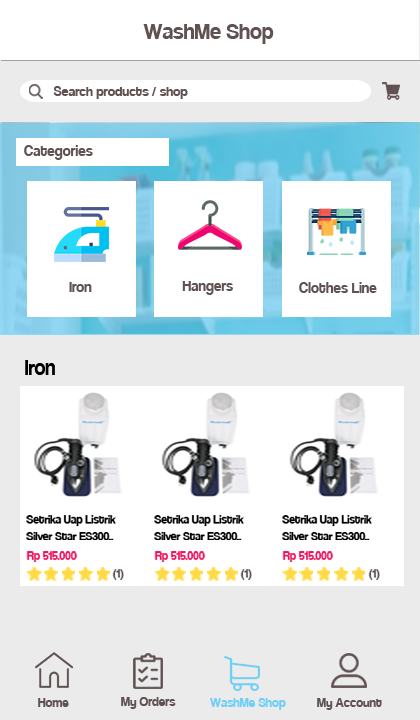
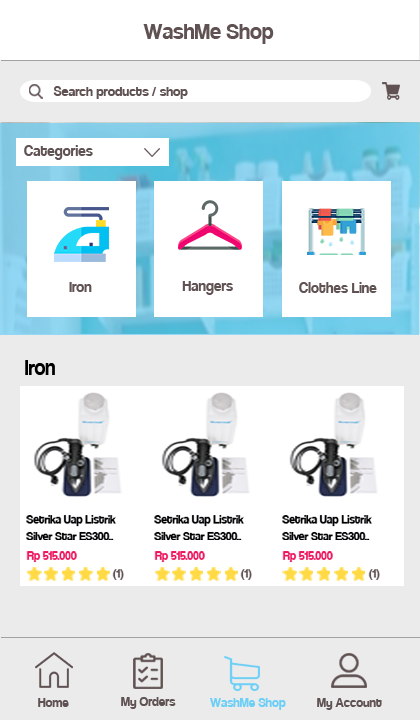
Layered file, before and after one edit (420px x 720px). Changes by layer:
added layer "Layer 17" above "(1)" over <box>144,148,160,157</box>
added layer "Shape 1 copy" above "Shape 1" over <box>1,637,420,638</box>
